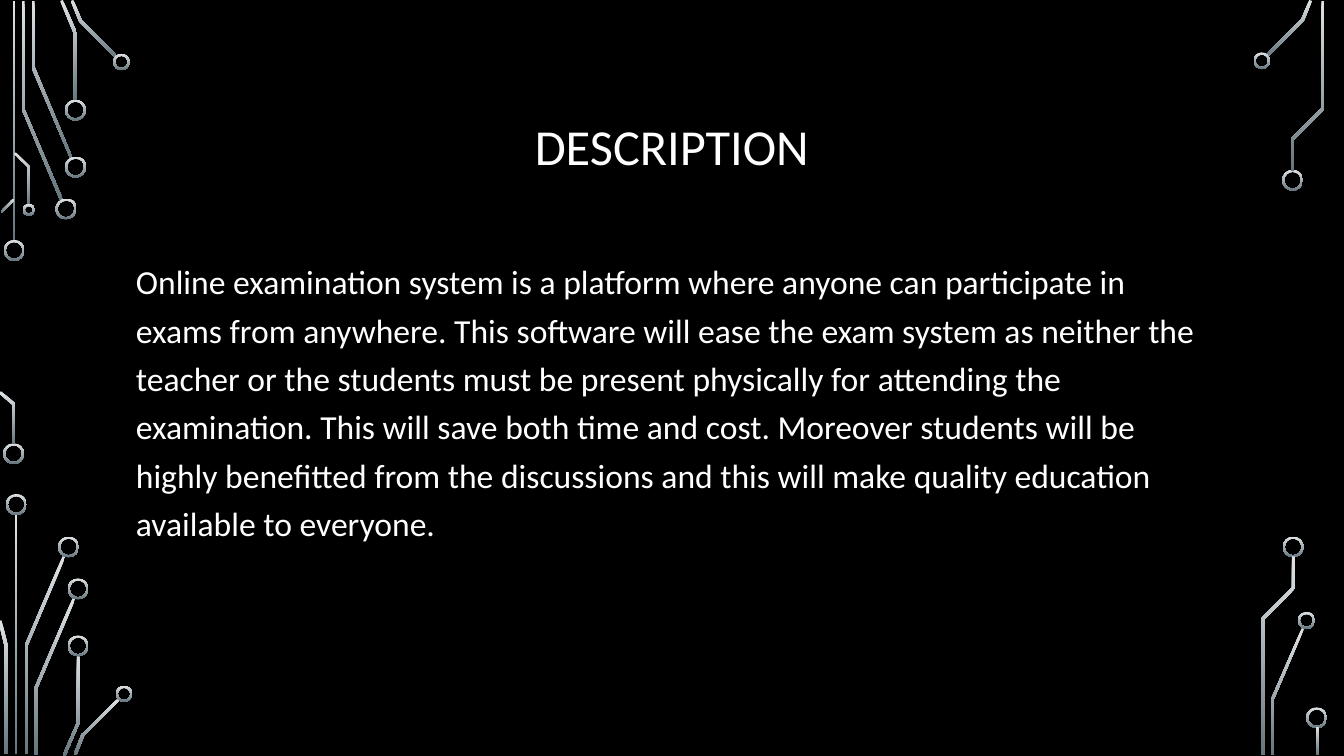
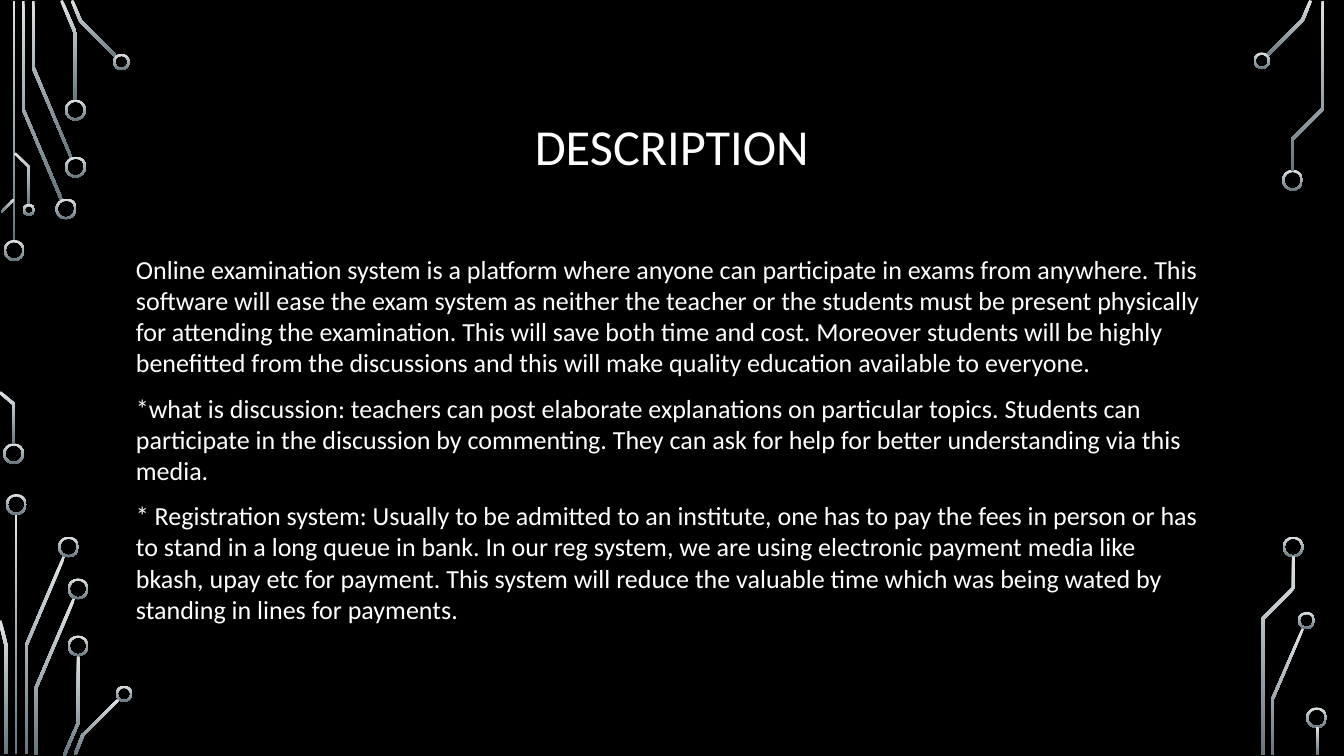
Before and after one commit to lsiddiqsunny/CSE-326-Information-System-Design-Sessional, a slide deck: slide 3 of 1505069_1505085_Assignment 1/Group05_Submission1.pptx. Drawn at 1344x756 pixels with LibreOffice and Linux fonts; fonts in the diff are those of the drawing; background and template pictures are left out. Boxes give left, top, right and bottom in pixels: in the first picture for what was removed or moved away, otherwise in the second. Text is boxed around its words. In the diff, an @@ line names an element or a change of style, - is before the commit and + after.

```diff
--- a/1505069_1505085_Assignment 1/Group05_Submission1.pptx
+++ b/1505069_1505085_Assignment 1/Group05_Submission1.pptx
@@ text at (x1=136, y1=261, x2=1198, y2=377): size 24 to 18.6 pt in "Online examination system is a platform where ..."; line spacing 1.2 to 1 @@
@@ text at (x1=136, y1=399, x2=1197, y2=624): paragraphs added @@
+*what is discussion: teachers can post elaborate explanations on particular topics. Students can participate in the discussion by commenting. They can ask for help for better understanding via this media.
+* Registration system: Usually to be admitted to an institute, one has to pay the fees in person or has to stand in a long queue in bank. In our reg system, we are using electronic payment media like bkash, upay etc for payment. This system will reduce the valuable time which was being wated by standing in lines for payments.
```
Also in this commit, not shown: 1 other slide changed, 28 other files.
